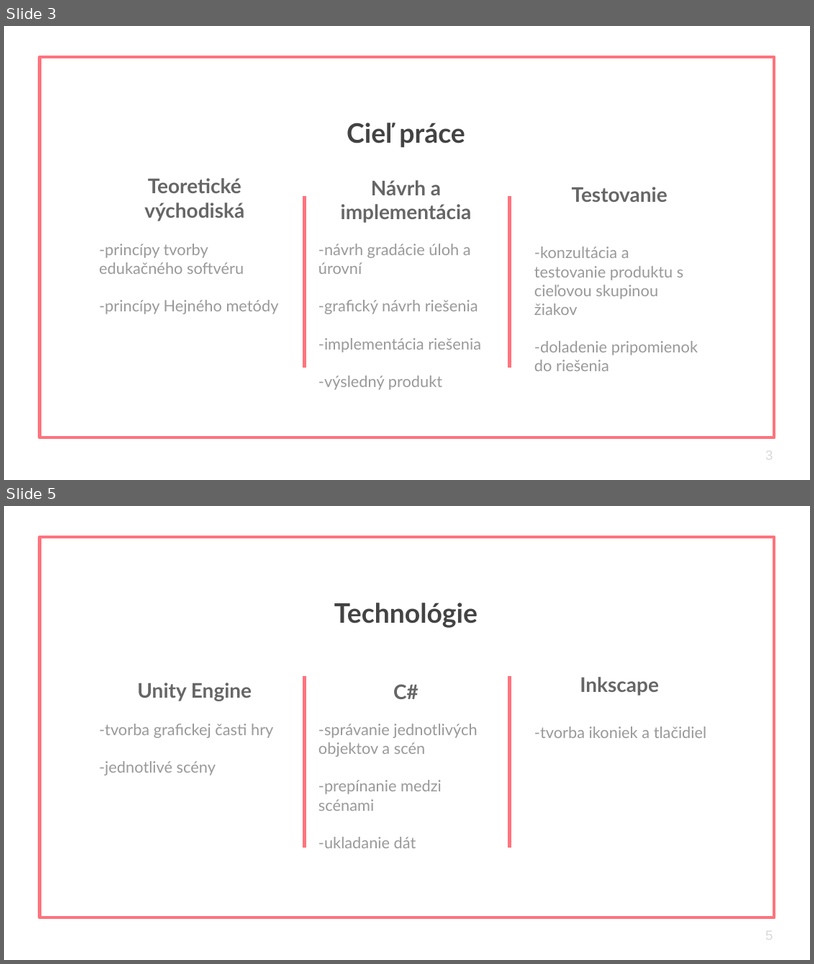
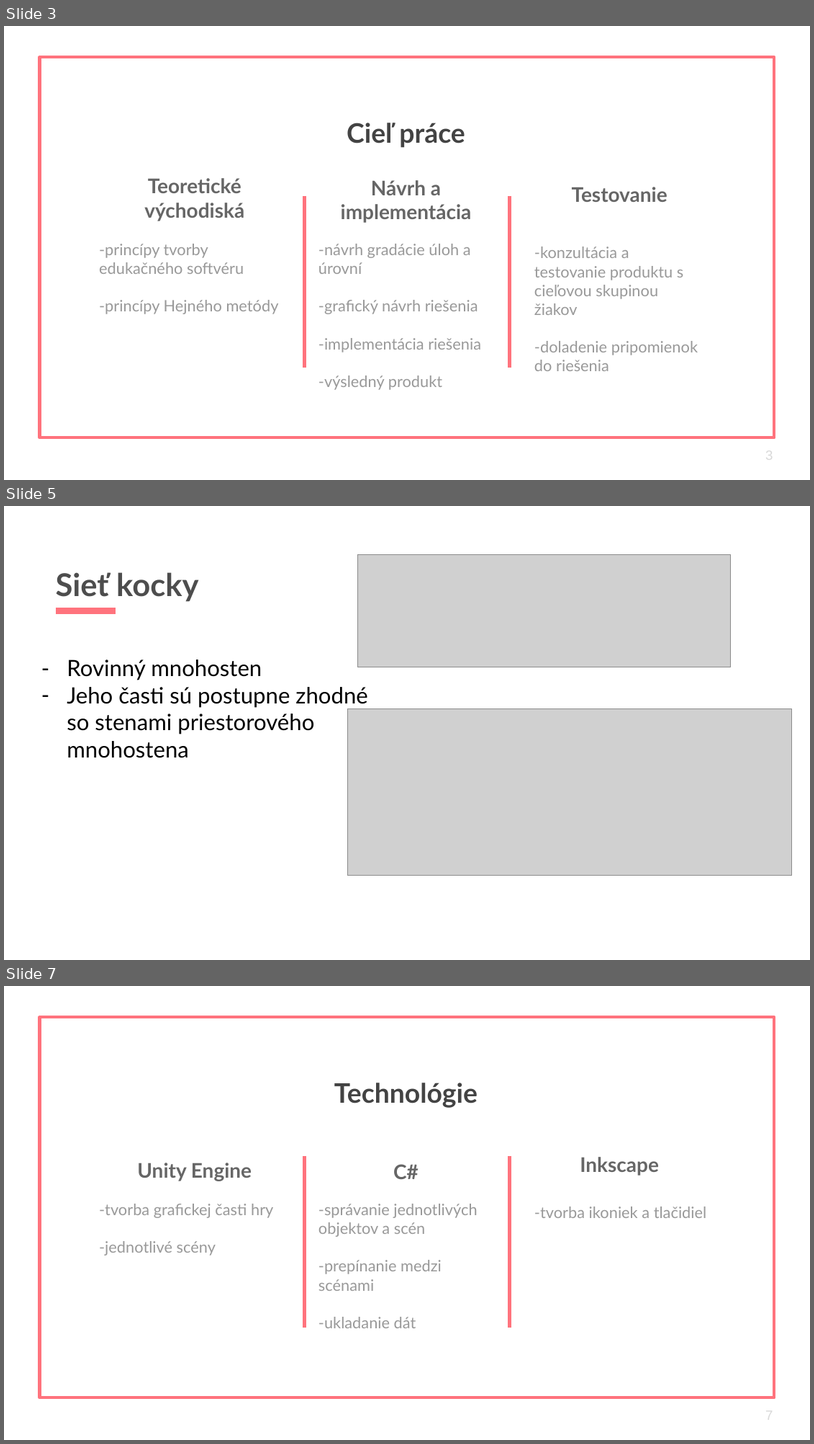
Before and after one commit to janaoravcova/Bachelor-thesis, a slide deck: Obhajoba.pptx. Shown one above the other, each under a label of ours: slides 3 and 5 before the commit, slides 3, 5 and 7 after it; the slides between them are not shown. The pictures are 814x964 and 814x1444 pixels, drawn with LibreOffice and Linux fonts; fonts in the diff are those of the drawing; grey boxes stand for pictures. Boxes give left, top, right and bottom in pixels: in the first picture for what was removed or moved away, otherwise in the second. Text is boxed around its words. In the diff, an @@ line names an element or a change of style, - is before the commit and + after.

```diff
--- a/Obhajoba.pptx
+++ b/Obhajoba.pptx
@@ slide 5 added at [4, 506, 810, 960], background #FFFFFF @@
@@ picture added at [358, 554, 730, 667] @@
@@ text added at [56, 572, 198, 602], 28 pt, text #4C4C4C, bold @@
+Sieť kocky
@@ line added from (56, 611) to (116, 611), #FF737D 6 pt @@
@@ text added at [67, 659, 368, 758], 20 pt, text #000000 @@
+– Rovinný mnohosten
+– Jeho časti sú postupne zhodné so stenami priestorového mnohostena
@@ picture added at [347, 709, 792, 875] @@
@@ what was slide 5 is now slide 7 @@
@@ page number at [766, 1408, 773, 1423]: text changed @@
-5
+7
```
Also in this commit, not shown: 3 slides changed, 1 other slide added.
